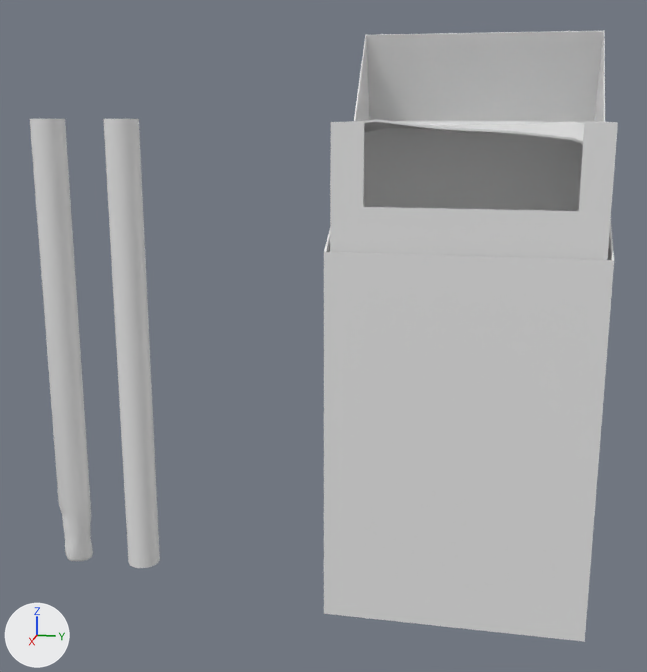
The FBX model WaltersWalk/Assets/WW_Art/ModelosSergi/props/walter's props/walter's cigs.fbx as it was, and as the next commit left it.
Both versions are drawn from a 50 mm lens placed at (3.91, 2.07, 4.12), pointed at (-0.54, 1.18, 3.01). Every picture has the same lights, and +X, +Y and +Z are marked at lower left. Materials are left out; every surface is plain grey. Where no turn or scale is listed for an object, it has been applied to the vertices.

The first picture shows 'Cig', 'Cig_burning', 'Cig_innerPacket', 'Cig_lid', 'Cig_packet', 'Cig_packetFoil'.
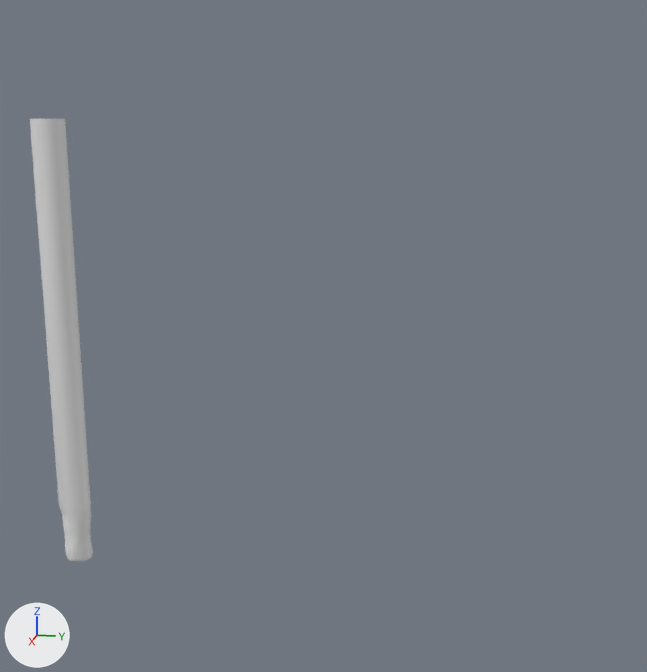
The newer file is also rescaled (x0.3), turned or shifted as a whole; pictures and numbers use the older file's frame.

Diff of the bpy script that builds the scene:
```diff
--- a/WaltersWalk/Assets/WW_Art/ModelosSergi/props/walter's props/walter's cigs.fbx.py
+++ b/WaltersWalk/Assets/WW_Art/ModelosSergi/props/walter's props/walter's cigs.fbx.py
@@ ob_cig_innerpacket @@
-ob_cig_innerpacket = bpy.data.objects.new('Cig_innerPacket', me_cube_023)
-ob_cig_innerpacket.location = (-0.273, 1.918, 2.668)
@@ ob_cig_lid @@
-ob_cig_lid = bpy.data.objects.new('Cig_lid', me_cube_026)
-ob_cig_lid.location = (-0.575, 1.308, 3.94)
@@ ob_cig_packet @@
-ob_cig_packet = bpy.data.objects.new('Cig_packet', me_cube_025)
-ob_cig_packet.location = (-0.273, 1.918, 2.668)
@@ ob_cig_packetfoil @@
-ob_cig_packetfoil = bpy.data.objects.new('Cig_packetFoil', me_plane_001)
-ob_cig_packetfoil.location = (-0.273, 1.918, 2.668)
@@ ob_cig @@
-ob_cig = bpy.data.objects.new('Cig', me_cylinder_003)
-ob_cig.location = (0.0, 0.361, 3.983)
```

Changed parts and their boxes (x1, y1, x2, y2) in the pictures (647 x 672 px):
'Cig_packet', deleted
    before: (324, 221, 614, 642)
'Cig_innerPacket', deleted
    before: (330, 121, 618, 260)
'Cig_lid', deleted
    before: (354, 31, 605, 122)
'Cig', deleted
    before: (103, 119, 160, 568)
'Cig_packetFoil', deleted
    before: (361, 119, 584, 182)
